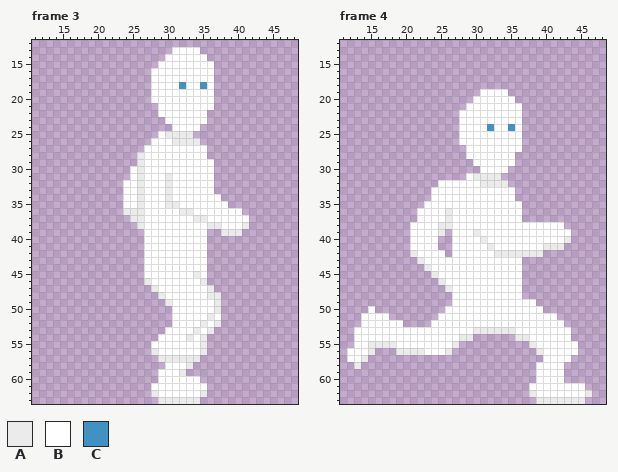
One commit to this pixel-art file: android/assets/runner.ase. That is the earlier state.
64x64 pixels, 4 frames. Shown: frame 3: x 11..48, y 12..63; frame 4: x 11..48, y 12..63. The commit also changed other frames, which this record leaves out.
Palette (. is transparent): A #ebebeb  B #ffffff  C #4192c3
Once edited:
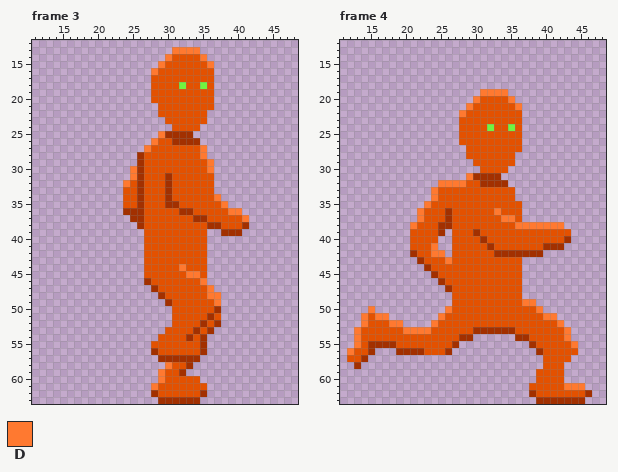
Colours new in this view: D #ff7930
Change:
colour A: #ebebeb -> #a23000
colour B: #ffffff -> #e35100
colour C: #4192c3 -> #71f341
Frame 3:
y 13: x 31..34 BBBB -> DDDD
y 14: x 30 B -> D; x 35 B -> D
y 15: x 29 B -> D; x 36 B -> D
y 16: x 28 B -> D
y 25: x 29 B -> D
y 26: x 28 B -> D
y 27: x 27 B -> D; x 35 B -> D
y 28: x 35 B -> D
y 29: x 36 B -> D
y 30: x 25 B -> D; x 36 B -> D
y 31: x 25 B -> D
y 32: x 24 B -> D
y 34: x 37 B -> D
y 35: x 38 B -> D
y 36: x 39..40 BB -> DD
y 37: x 41 B -> D
y 44: x 32 B -> D
y 45: x 33..34 BA -> DD
y 46: x 35 A -> D
y 47: x 36 A -> D
y 48: x 36..37 AA -> DD
y 49: x 37 A -> D
y 58: x 30 B -> D
y 59..60: x 29 B -> D
y 61: x 28 B -> D
Frame 4:
y 19: x 31..34 BBBB -> DDDD
y 20: x 30 B -> D; x 35 B -> D
y 21: x 29 B -> D; x 36 B -> D
y 22: x 28 B -> D
y 31: x 29 B -> D
y 32: x 25..28 BBBB -> DDDD
y 33..34: x 24 B -> D
y 35: x 23 B -> D
y 36: x 22 B -> D; x 33 B -> D
y 37: x 22 B -> D; x 34..35 BB -> DD
y 38: x 21 B -> D; x 36..42 BBBBBBB -> DDDDDDD
y 41: x 24 B -> D
y 42: x 24..25 BB -> DD
y 43: x 26 B -> D
y 49: x 37..38 BB -> DD
y 50: x 15 B -> D; x 26 B -> D; x 39 B -> D
y 51: x 14 B -> D; x 16..17 BB -> DD; x 25 B -> D; x 40..41 BB -> DD
y 52: x 14 B -> D; x 18..19 BB -> DD; x 24 B -> D; x 42 B -> D
y 53: x 13 B -> D; x 20..23 BBBB -> DDDD; x 43 B -> D
y 54: x 13 B -> D; x 43 B -> D
y 55: x 13 B -> D; x 44 B -> D
y 56: x 12 B -> D
y 58: x 39 B -> .
y 61: x 43..45 BBB -> DDD
Where, in picture pixels (left, top, right, bottom), the same in both pictures:
changed: (123, 47, 249, 404)
changed: (347, 89, 592, 404)
